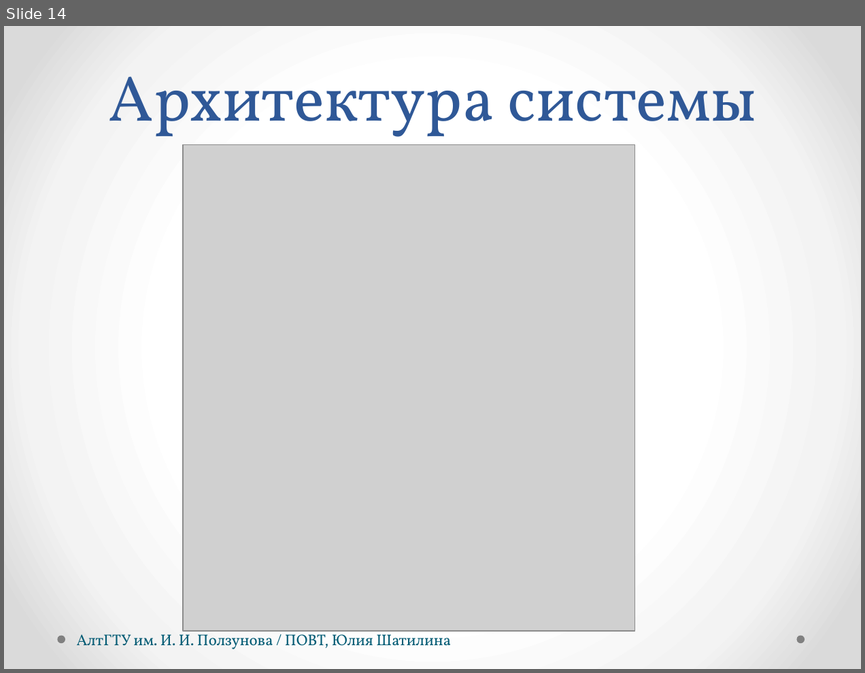
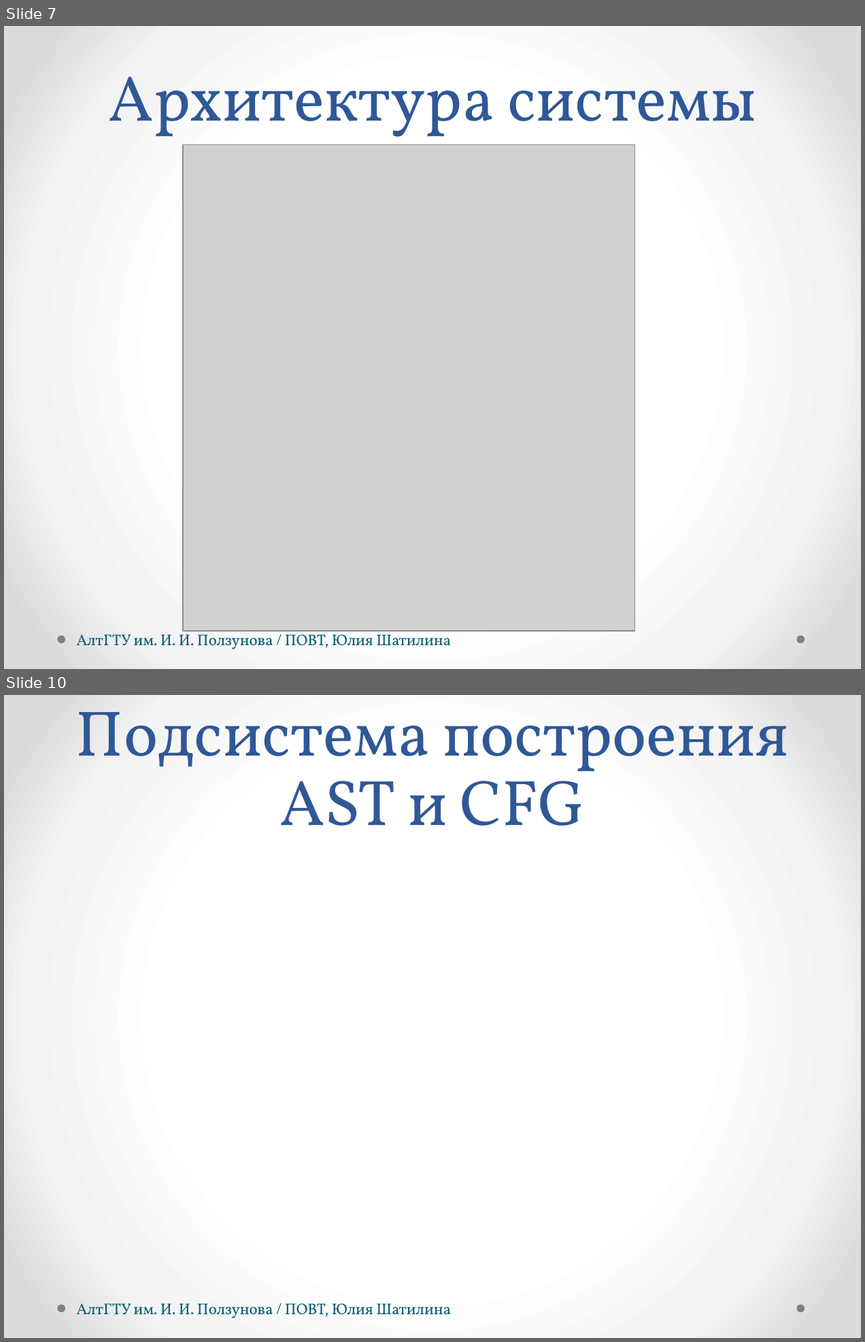
Before and after one commit to hisohito/proto-doc, a slide deck: shatilina.pptx. Shown one above the other, each under a label of ours: slide 14 before the commit, slides 7 and 10 after it; the slides between them are not shown. The pictures are 865x673 and 865x1342 pixels, drawn with LibreOffice and Linux fonts; fonts in the diff are those of the drawing; grey boxes stand for pictures. Boxes give left, top, right and bottom in pixels: in the first picture for what was removed or moved away, otherwise in the second. Text is boxed around its words. In the diff, an @@ line names an element or a change of style, - is before the commit and + after.

```diff
--- a/shatilina.pptx
+++ b/shatilina.pptx
@@ slide 10 added at box(4, 695, 861, 1338), background gradient #FFFFFF to #F4F4F4 to #DADADA; not listed: 2 template elements that a slide beside it also shows @@
@@ title added at box(76, 711, 789, 826), 54 pt, text #2F5897 @@
+Подсистема построения AST и CFG
@@ text added at box(77, 1303, 451, 1318), 13 pt, text #045C75 @@
+АлтГТУ им. И. И. Ползунова / ПОВТ, Юлия Шатилина
@@ what was slide 14 is now slide 7 @@
```
Also in this commit, not shown: 10 slides changed, 2 other slides added, 2 slides removed.
